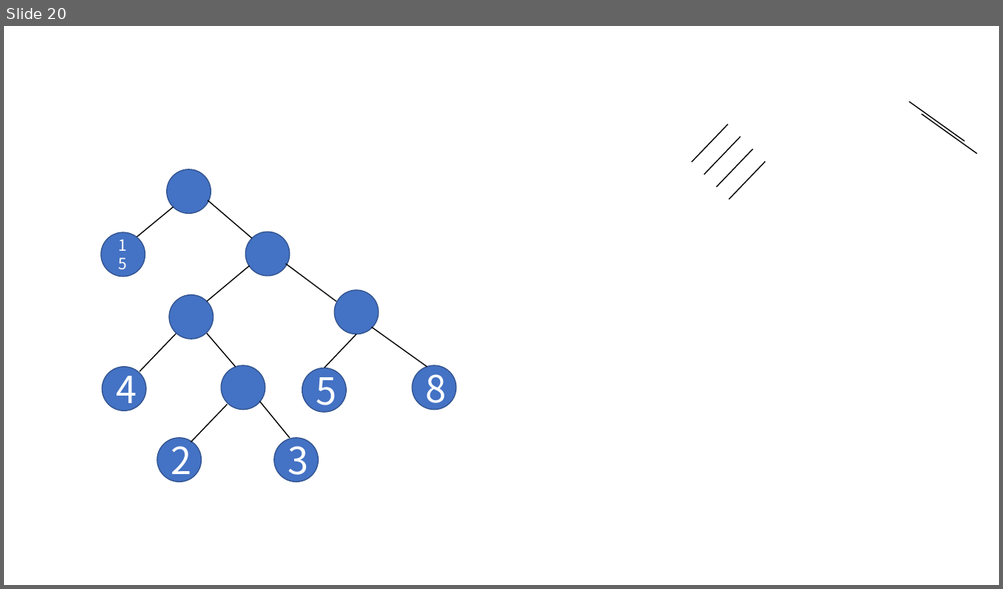
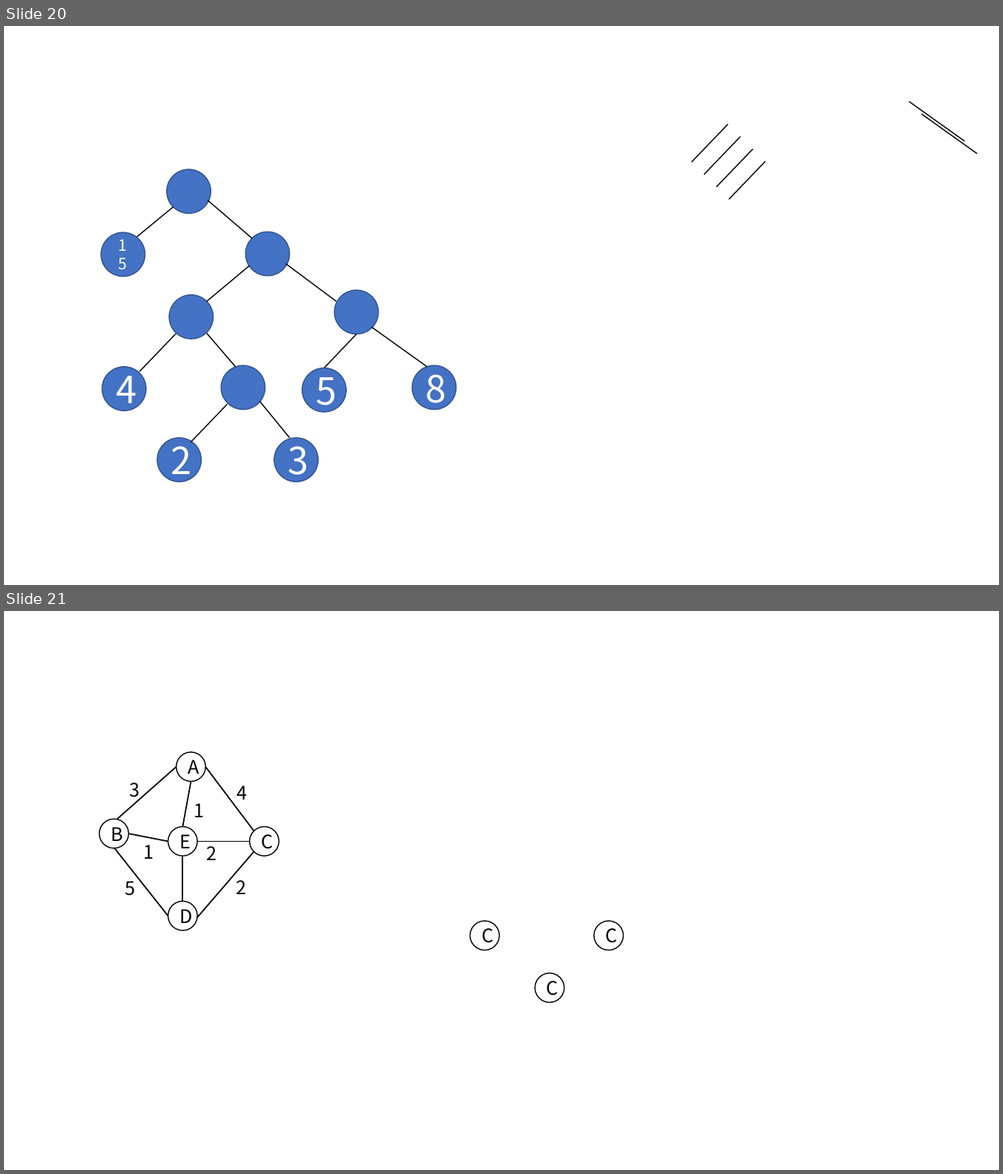
Before and after one commit to The-wind-blows/course, a slide deck: 演示文稿1.pptx. Shown one above the other, each under a label of ours: slide 20 before the commit, slides 20 and 21 after it. The pictures are 1003x589 and 1003x1174 pixels, drawn with LibreOffice and Linux fonts; fonts in the diff are those of the drawing. Boxes give left, top, right and bottom in pixels: in the first picture for what was removed or moved away, otherwise in the second. Text is boxed around its words. In the diff, an @@ line names an element or a change of style, - is before the commit and + after.

```diff
--- a/演示文稿1.pptx
+++ b/演示文稿1.pptx
@@ slide 21 added at [4, 611, 999, 1170], background #FFFFFF @@
@@ group added at [99, 752, 279, 931]: 8 lines, 7 texts, 5 ellipses @@
+E
+A
+C
+B
+D
+3
+1
+4
+1
+2
+2
+5
@@ ellipse added at [469, 921, 498, 951], fill #FFFFFF, outline #000000 1 pt, 18 pt, text #000000 @@
+C
@@ ellipse added at [595, 921, 623, 951], fill #FFFFFF, outline #000000 1 pt, 18 pt, text #000000 @@
+C
@@ ellipse added at [535, 974, 563, 1002], fill #FFFFFF, outline #000000 1 pt, 18 pt, text #000000 @@
+C
```
Also in this commit, not shown: 4 other slides added, 9 other files.
